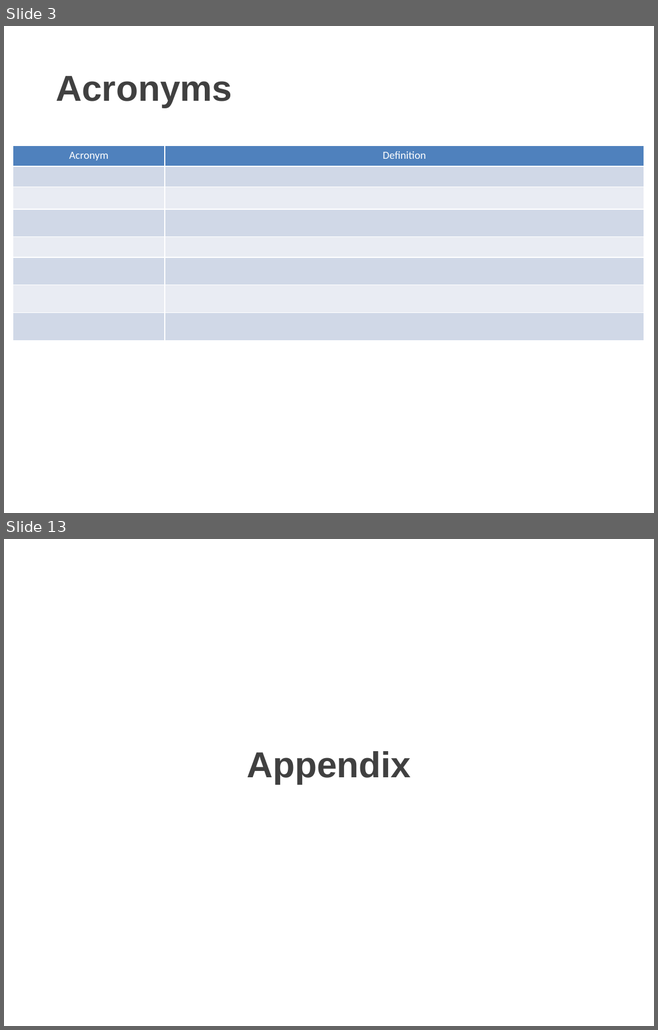
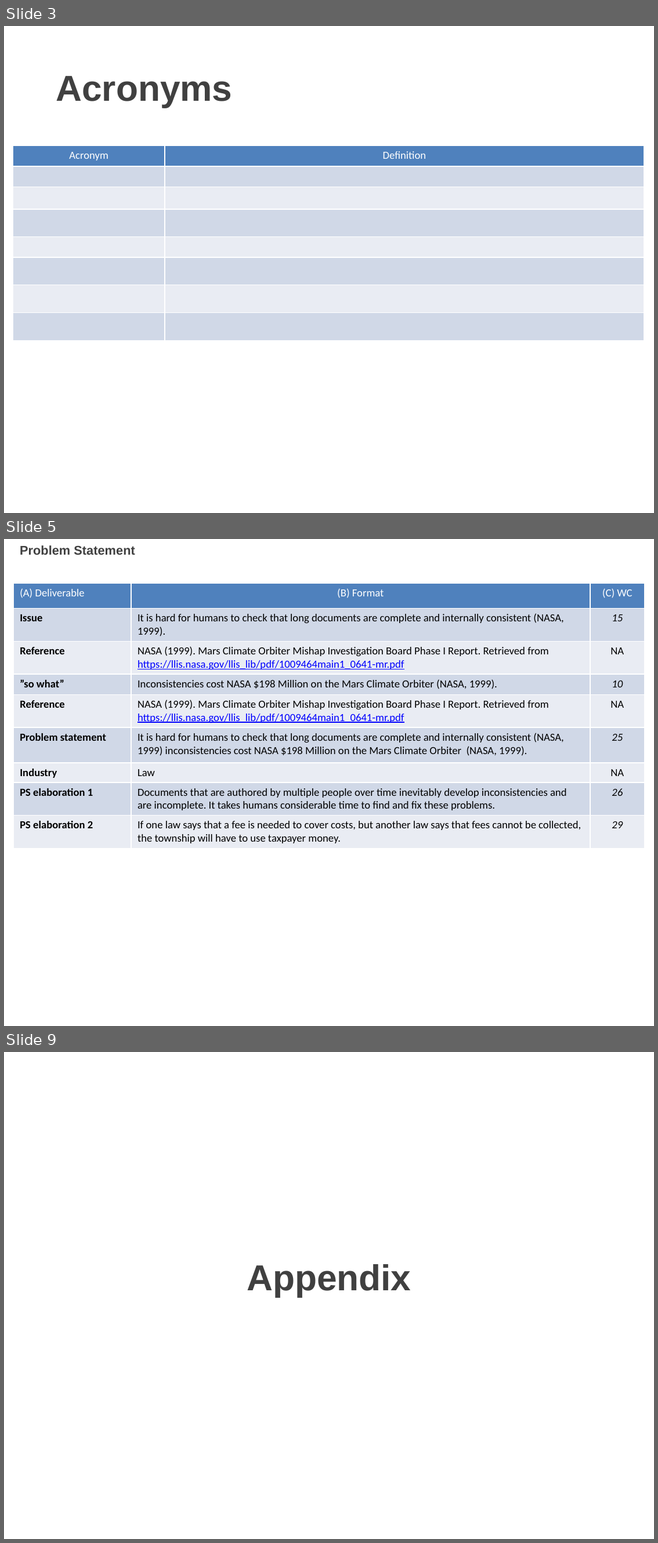
Before and after one commit to OwlSaver/GWU, a slide deck: SEAS 8599/Lecture 02/Wacey_Michael_HW#2_SEAS_8599_DA2.pptx. Shown one above the other, each under a label of ours: slides 3 and 13 before the commit, slides 3, 5 and 9 after it; the slides between them are not shown. The pictures are 658x1030 and 658x1543 pixels, drawn with LibreOffice and Linux fonts; fonts in the diff are those of the drawing; background and template pictures are left out. Boxes give left, top, right and bottom in pixels: in the first picture for what was removed or moved away, otherwise in the second. Text is boxed around its words. In the diff, an @@ line names an element or a change of style, - is before the commit and + after.

```diff
--- a/SEAS 8599/Lecture 02/Wacey_Michael_HW#2_SEAS_8599_DA2.pptx
+++ b/SEAS 8599/Lecture 02/Wacey_Michael_HW#2_SEAS_8599_DA2.pptx
@@ slide 5 added at <box>4,539,654,1026</box>, background picture (left out) @@
@@ title added at <box>20,545,134,555</box>, 14 pt, text #404040, bold @@
+Problem Statement
@@ table added at <box>13,583,644,846</box>, 9 rows, 3 columns @@
+(A) Deliverable | (B) Format | (C) WC
+Issue | It is hard for humans to check that long documents are complete and internally consistent (NASA, 1999). | 15
+Reference | NASA (1999). Mars Climate Orbiter Mishap Investigation Board Phase I Report. Retrieved from https://llis.nasa.gov/llis_lib/pdf/1009464main1_0641-mr.pdf | NA
+”so what” | Inconsistencies cost NASA $198 Million on the Mars Climate Orbiter (NASA, 1999). | 10
+Reference | NASA (1999). Mars Climate Orbiter Mishap Investigation Board Phase I Report. Retrieved from https://llis.nasa.gov/llis_lib/pdf/1009464main1_0641-mr.pdf | NA
+Problem statement | It is hard for humans to check that long documents are complete and internally consistent (NASA, 1999) inconsistencies cost NASA $198 Million on the Mars Climate Orbiter (NASA, 1999). | 25
+Industry | Law | NA
+PS elaboration 1 | Documents that are authored by multiple people over time inevitably develop inconsistencies and are incomplete. It takes humans considerable time to find and fix these problems. | 26
+PS elaboration 2 | If one law says that a fee is needed to cover costs, but another law says that fees cannot be collected, the township will have to use taxpayer money. | 29
@@ what was slide 13 is now slide 9 @@
```
Also in this commit, not shown: 2 slides changed, 4 other slides added, 9 slides removed, 44 other files.
